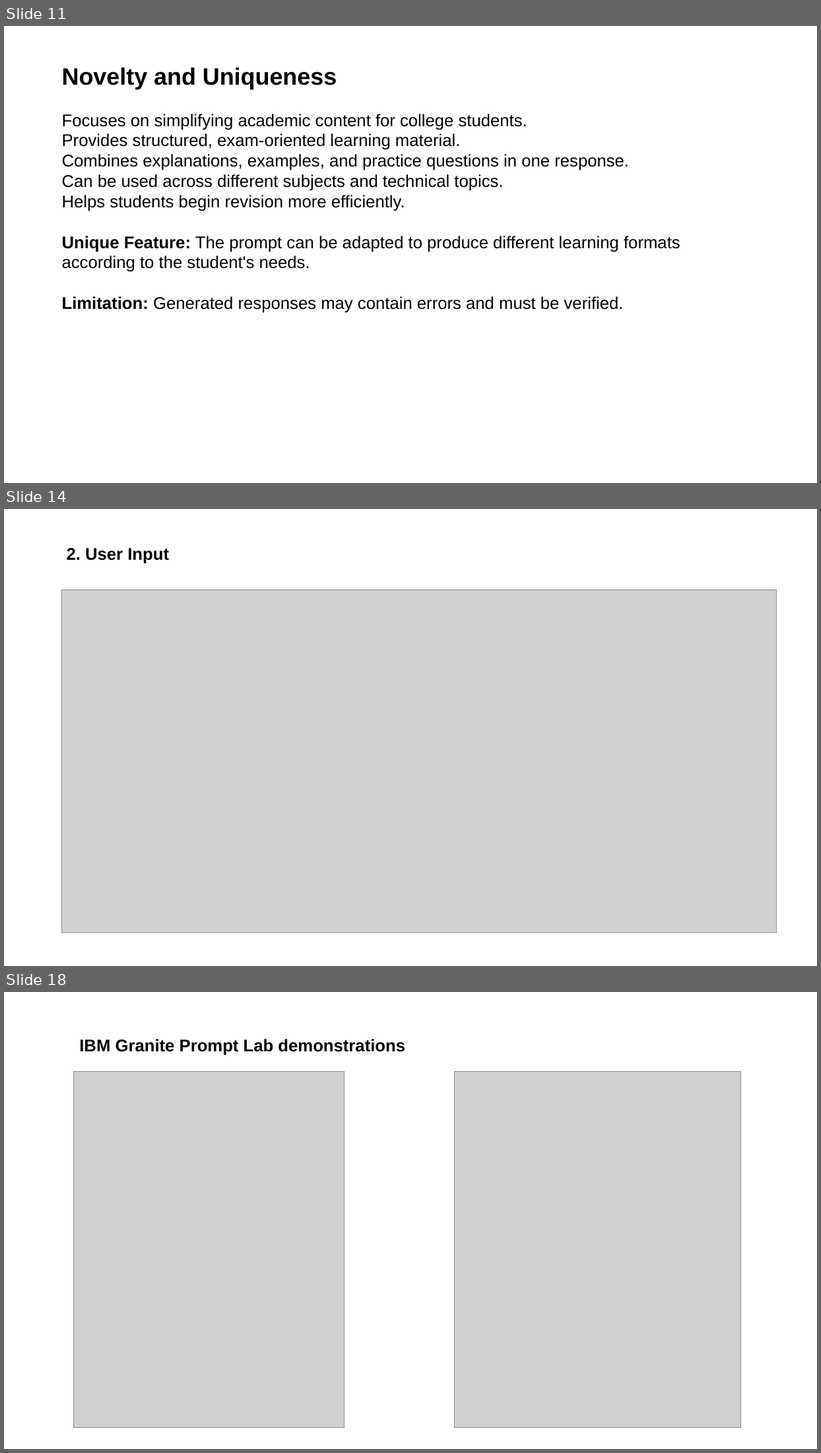
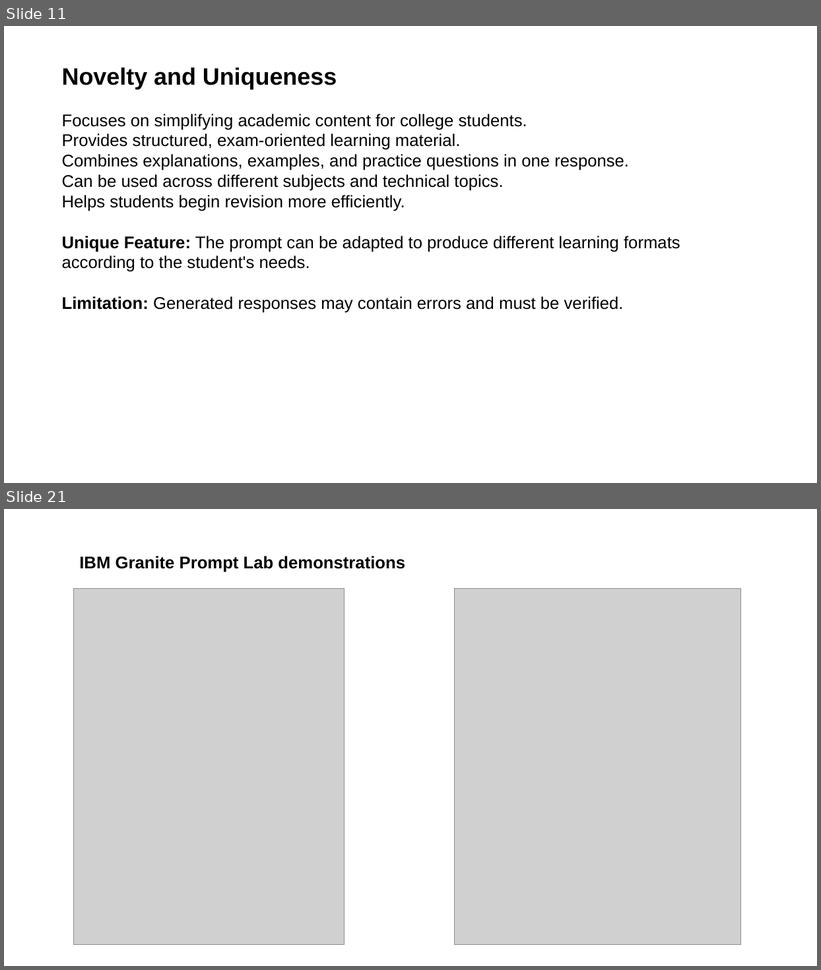
Before and after one commit to Swapnika2229/LearnEase-AI, a slide deck: LearnEase_AI_Project_Presentation.pptx. Shown one above the other, each under a label of ours: slides 11, 14 and 18 before the commit, slides 11 and 21 after it; the slides between them are not shown. The pictures are 821x1453 and 821x970 pixels, drawn with LibreOffice and Linux fonts; fonts in the diff are those of the drawing; grey boxes stand for pictures. Boxes give left, top, right and bottom in pixels: in the first picture for what was removed or moved away, otherwise in the second. Text is boxed around its words. In the diff, an @@ line names an element or a change of style, - is before the commit and + after.

```diff
--- a/LearnEase_AI_Project_Presentation.pptx
+++ b/LearnEase_AI_Project_Presentation.pptx
@@ slide 14 removed at (4,509,817,966), background #FFFFFF @@
@@ text removed at (67,548,169,564) @@
-2. User Input
@@ picture removed at (62,590,777,932) @@
@@ what was slide 18 is now slide 21 @@
```
Also in this commit, not shown: 5 slides changed, 5 slides added, 1 other slide removed.
